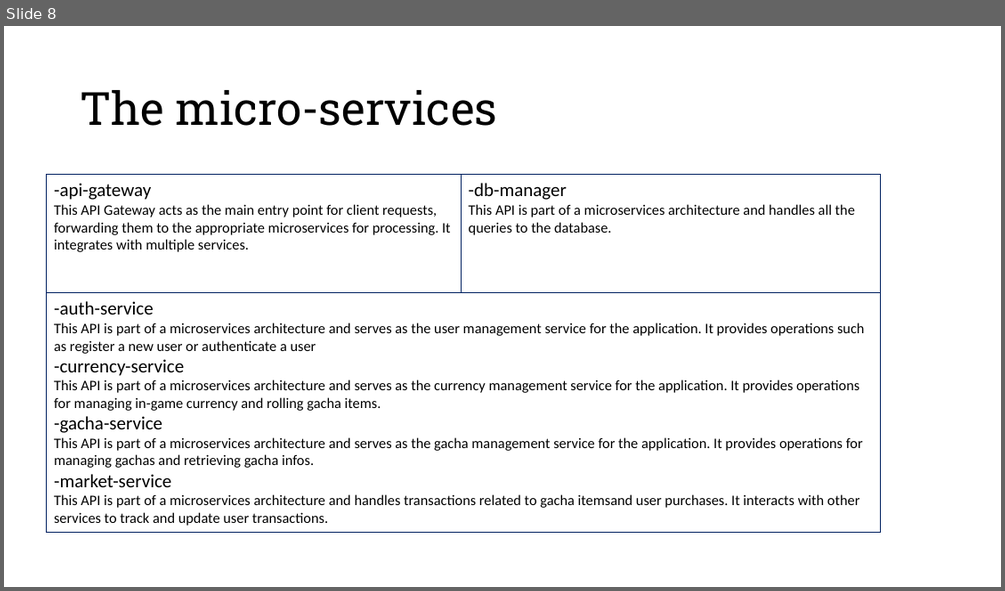
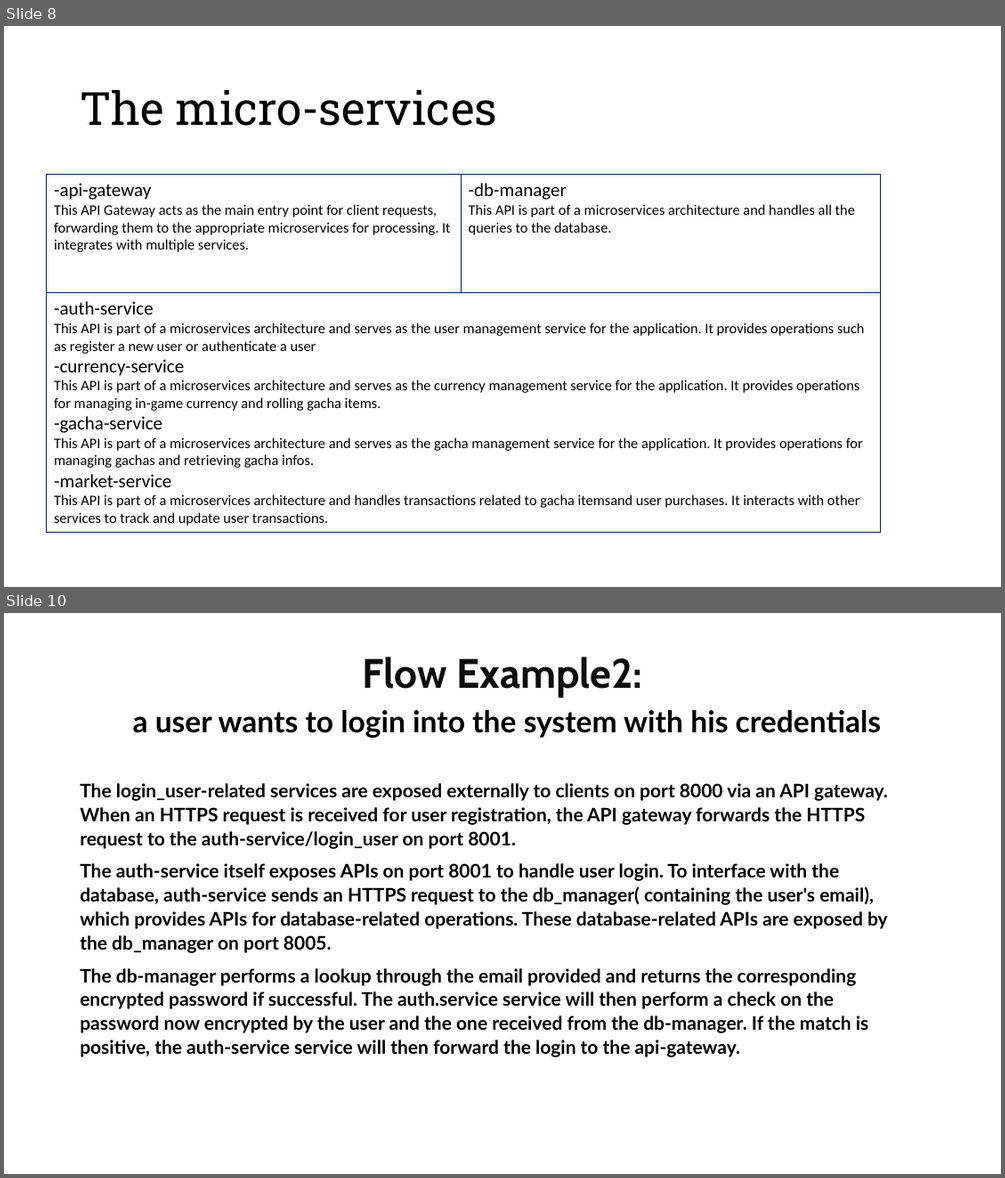
Before and after one commit to ardiz99/TBAse, a slide deck: doc/Gacha Collection.pptx. Shown one above the other, each under a label of ours: slide 8 before the commit, slides 8 and 10 after it; the slides between them are not shown. The pictures are 1005x591 and 1005x1178 pixels, drawn with LibreOffice and Linux fonts; fonts in the diff are those of the drawing. Boxes give left, top, right and bottom in pixels: in the first picture for what was removed or moved away, otherwise in the second. Text is boxed around its words. In the diff, an @@ line names an element or a change of style, - is before the commit and + after.

```diff
--- a/doc/Gacha Collection.pptx
+++ b/doc/Gacha Collection.pptx
@@ slide 10 added at (4,613,1001,1174), background #FFFFFF @@
@@ title added at (133,657,882,738), 28.8 pt, text #000000, bold @@
+Flow Example2:
+a user wants to login into the system with his credentials
@@ text added at (80,783,888,1057), 18 pt, text #000000, bold @@
+The login_user-related services are exposed externally to clients on port 8000 via an API gateway. When an HTTPS request is received for user registration, the API gateway forwards the HTTPS request to the auth-service/login_user on port 8001.
+The auth-service itself exposes APIs on port 8001 to handle user login. To interface with the database, auth-service sends an HTTPS request to the db_manager( containing the user's email), which provides APIs for database-related operations. These database-related APIs are exposed by the db_manager on port 8005.
+The db-manager performs a lookup through the email provided and returns the corresponding encrypted password if successful. The auth.service service will then perform a check on the password now encrypted by the user and the one received from the db-manager. If the match is positive, the auth-service service will then forward the login to the api-gateway.
```
Also in this commit, not shown: 2 other slides added, 1 other file.
